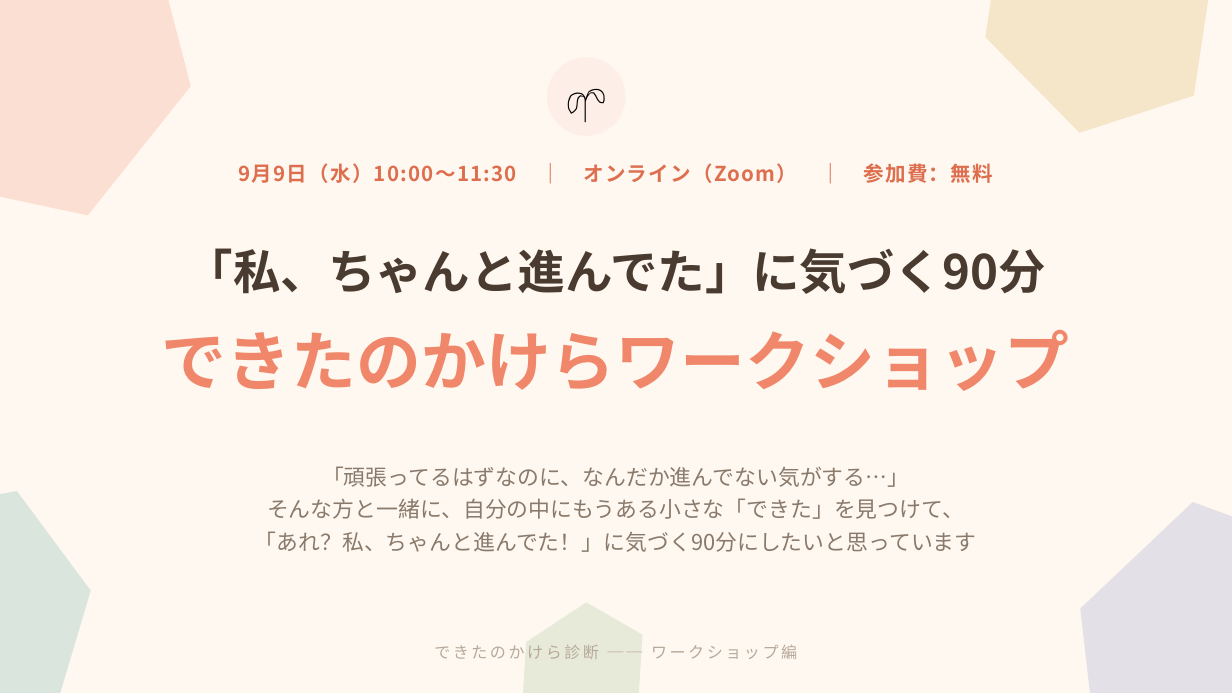
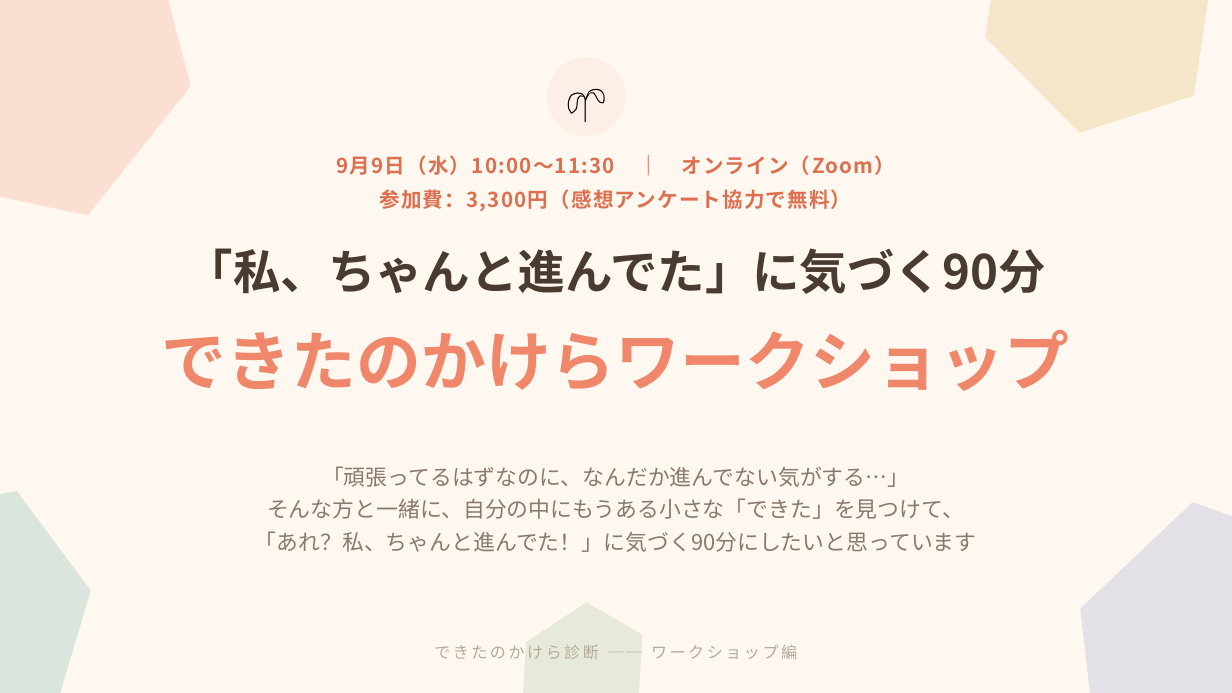
Before and after one commit to shiori0823/dekitanokakera-LM, a slide deck: slide 1 of workshop/dist/dekitanokakera-workshop.pptx. Drawn at 1232x693 pixels with LibreOffice and Linux fonts; fonts in the diff are those of the drawing. Boxes give left, top, right and bottom in pixels: in the first picture for what was removed or moved away, otherwise in the second. Text is boxed around its words. In the diff, an @@ line names an element or a change of style, - is before the commit and + after.

```diff
--- a/workshop/dist/dekitanokakera-workshop.pptx
+++ b/workshop/dist/dekitanokakera-workshop.pptx
@@ text at (336, 155, 895, 211): text changed @@
-9月9日（水）10:00〜11:30 ｜ オンライン（Zoom） ｜ 参加費：無料
+9月9日（水）10:00〜11:30 ｜ オンライン（Zoom）
+参加費：3,300円（感想アンケート協力で無料）
```
Also in this commit, not shown: 3 other files.
